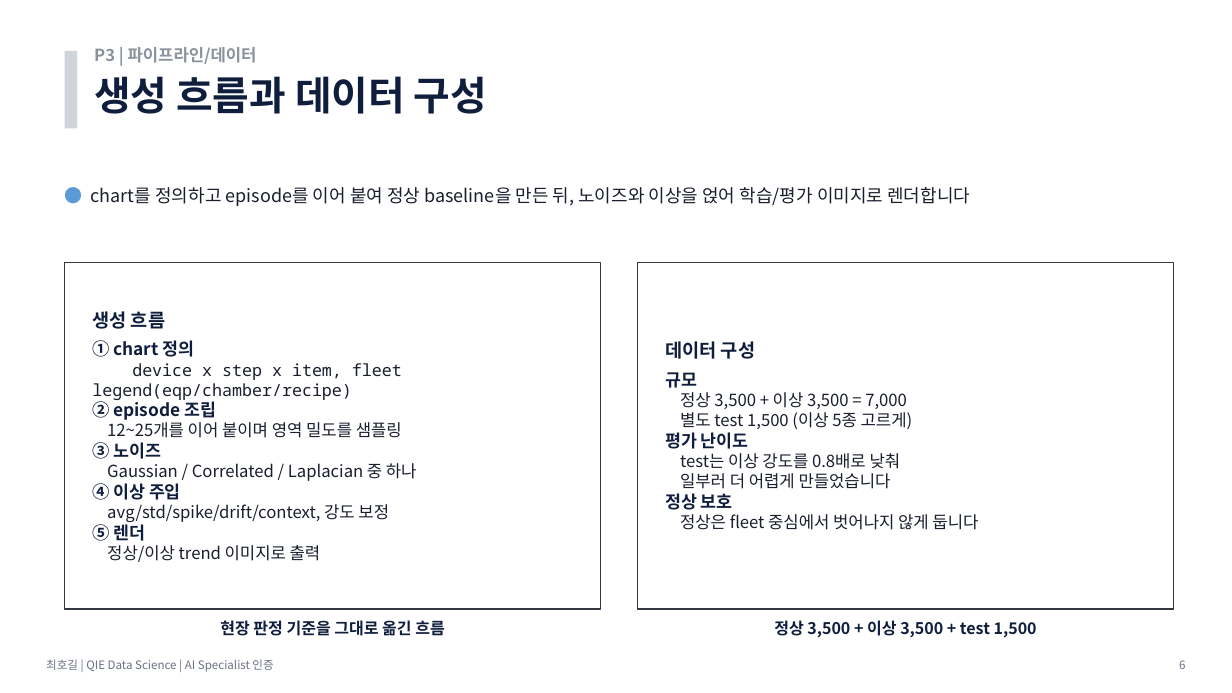
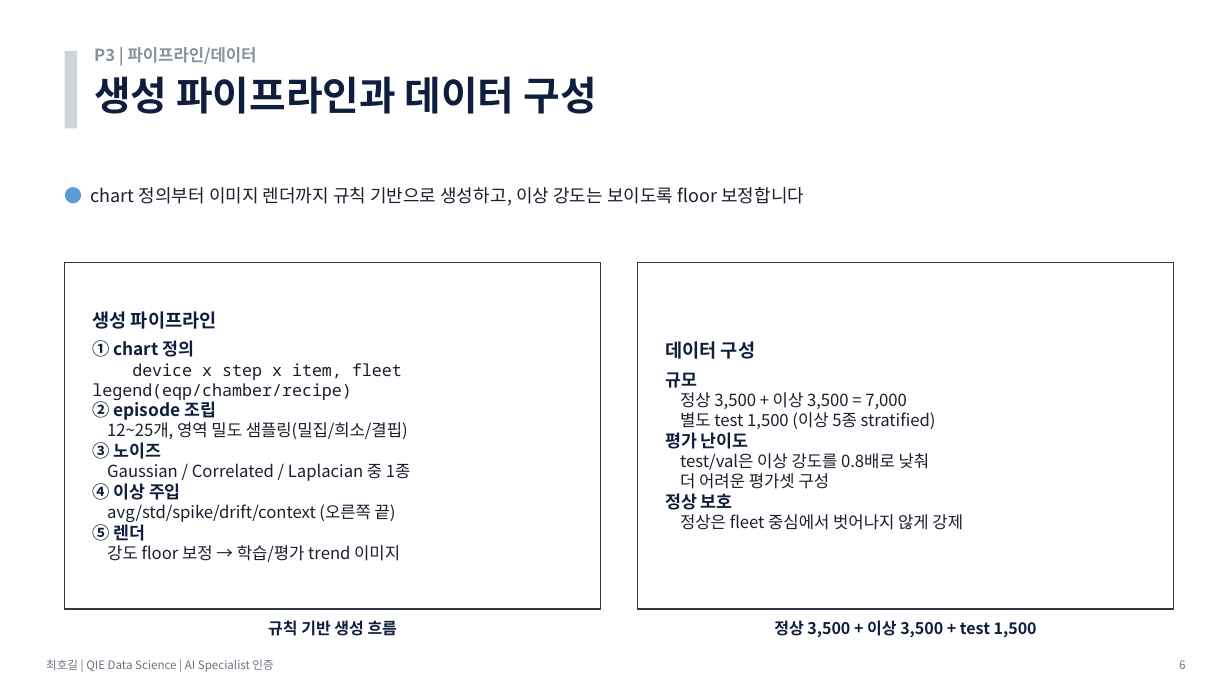
Before and after one commit to hogil/fbm_paper, a slide deck: slide 6 of recommendation/presentation/발표_P3_데이터생성_최호길.pptx. Drawn at 1232x693 pixels with LibreOffice and Linux fonts; fonts in the diff are those of the drawing. Boxes give left, top, right and bottom in pixels: in the first picture for what was removed or moved away, otherwise in the second. Text is boxed around its words. In the diff, an @@ line names an element or a change of style, - is before the commit and + after.

```diff
--- a/recommendation/presentation/발표_P3_데이터생성_최호길.pptx
+++ b/recommendation/presentation/발표_P3_데이터생성_최호길.pptx
@@ text at (94, 76, 597, 114): text changed @@
-생성 흐름과 데이터 구성
+생성 파이프라인과 데이터 구성
@@ text at (91, 187, 804, 206): text changed @@
-● chart를 정의하고 episode를 이어 붙여 정상 baseline을 만든 뒤, 노이즈와 이상을 얹어 학습/평가 이미지로 렌더합니다
+● chart 정의부터 이미지 렌더까지 규칙 기반으로 생성하고, 이상 강도는 보이도록 floor 보정합니다
@@ text at (92, 311, 217, 329): text changed @@
-생성 흐름
+생성 파이프라인
@@ text at (680, 412, 936, 429): text changed @@
-별도 test 1,500 (이상 5종 고르게)
+별도 test 1,500 (이상 5종 stratified)
@@ text at (107, 422, 408, 439): text changed @@
-12~25개를 이어 붙이며 영역 밀도를 샘플링
+12~25개, 영역 밀도 샘플링(밀집/희소/결핍)
@@ text at (107, 463, 411, 481): text changed @@
-Gaussian / Correlated / Laplacian 중 하나
+Gaussian / Correlated / Laplacian 중 1종
@@ text at (680, 453, 930, 489): text changed @@
-test는 이상 강도를 0.8배로 낮춰
-일부러 더 어렵게 만들었습니다
+test/val은 이상 강도를 0.8배로 낮춰
+더 어려운 평가셋 구성
@@ text at (107, 504, 396, 522): text changed @@
-avg/std/spike/drift/context, 강도 보정
+avg/std/spike/drift/context (오른쪽 끝)
@@ text at (680, 514, 963, 530): text changed @@
-정상은 fleet 중심에서 벗어나지 않게 둡니다
+정상은 fleet 중심에서 벗어나지 않게 강제
@@ text at (107, 545, 400, 562): text changed @@
-정상/이상 trend 이미지로 출력
+강도 floor 보정 → 학습/평가 trend 이미지
@@ text at (268, 620, 397, 636): text changed @@
-현장 판정 기준을 그대로 옮긴 흐름
+규칙 기반 생성 흐름
```
Also in this commit, not shown: 6 other slides changed, 1 slide removed, 1 other file.
